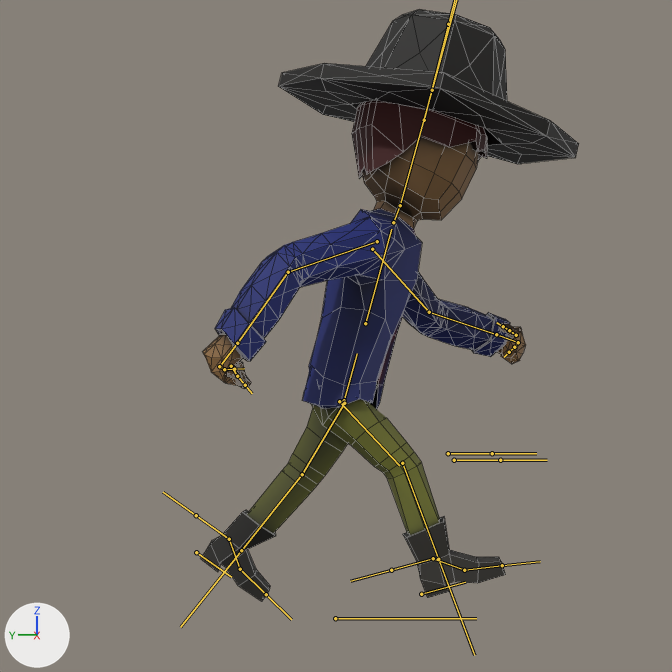
The Blender file art/ray/project.blend: old version first, new version second.
The view is the same before and after, from the file's camera 'Right-Camera'. Arrows for +X, +Y and +Z are at lower left; the lights stay in place. Both versions are drawn at frame 4 of the action 'Run-1'; the numbers are the values there. The bones that bend it are drawn over the model as lines. Mesh edges are drawn as thin lines.

Objects in the first picture: 'Character'.
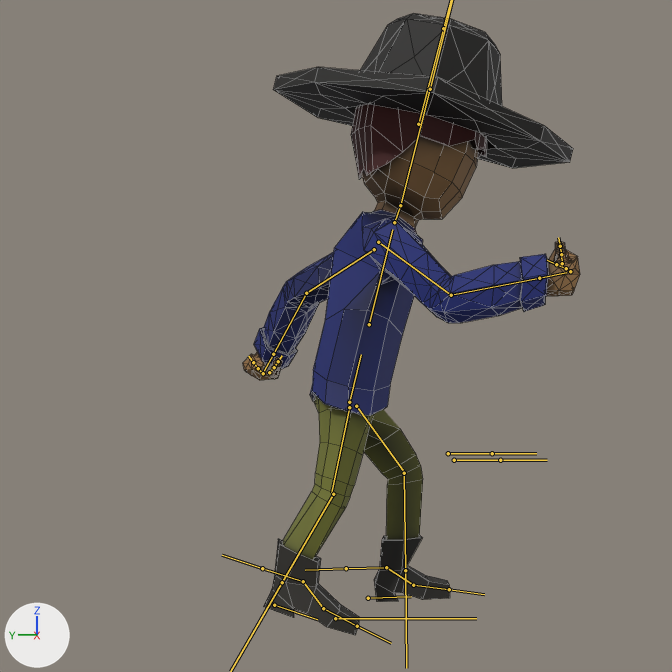
The edits, one by one:
Bone 'Hat' (bone_hat) moves from (-0.08, -0.3, 2.27) to (-0.08, -0.4, 2.13).
Bone 'Torso' (bone_torso) moves from (0.0, -0.06, 0.22) to (0.0, -0.1, 0.35).
Bone 'Torso' (bone_torso) turns from (15, 0, 0) to (14, 0, 0) degrees about its own x, y and z.
Bone 'Upper Arm.L' (bone_upper_arm_l) turns from (-7, -49, 55) to (-5, 8, -36) degrees about its own x, y and z.
Bone 'Upper Arm.R' (bone_upper_arm_r) turns from (-3, -11, 45) to (-18, 40, -61) degrees about its own x, y and z.
Bone 'Lower Arm.R' (bone_lower_arm_r) turns from (10, -10, -20) to (4, 4, -39) degrees about its own x, y and z.
Bone 'Upper Leg.L' (bone_upper_leg_l) moves from (0.0, 0.0, -0.25) to (0.0, 0.01, -0.44).
Bone 'Upper Leg.L' (bone_upper_leg_l) turns from (20, 0, 0) to (-45, 0, 0) degrees about its own x, y and z.
Bone 'Lower Leg.L' (bone_lower_leg_l) moves from (0.0, 0.0, 0.0) to (0.0, -0.01, -0.02).
Bone 'Lower Leg.L' (bone_lower_leg_l) turns from (0, 0, 0) to (-27, 0, 0) degrees about its own x, y and z.
Bone 'Upper Leg.R' (bone_upper_leg_r) moves from (0.0, -0.1, -0.09) to (0.0, -0.01, -0.22).
Bone 'Upper Leg.R' (bone_upper_leg_r) turns from (-54, 0, 0) to (3, 0, 0) degrees about its own x, y and z.
Bone 'Lower Leg.R' (bone_lower_leg_r) moves from (0.0, 0.0, 0.1) to (0.0, 0.0, 0.06).
Bone 'Lower Leg.R' (bone_lower_leg_r) turns from (-15, 0, 0) to (-10, 0, 0) degrees about its own x, y and z.
Bone 'Leg Control.L' (bone_leg_control_l) moves from (0.0, -3.04, -1.55) to (0.0, 1.49, -0.35).
Bone 'Leg Control.L' (bone_leg_control_l) turns from (35, 0, 0) to (-2, 0, 0) degrees about its own x, y and z.
Bone 'Leg Control.R' (bone_leg_control_r) moves from (0.0, 2.78, -0.79) to (0.0, -0.91, -0.51).
Bone 'Leg Control.R' (bone_leg_control_r) turns from (-15, 0, 0) to (18, 0, 0) degrees about its own x, y and z.

Location of each change, [x1, y1, x2, y2] in pixels of the pictures (672 x 672 px):
'Character', posed (11% narrower): before [201, 9, 579, 601]; after [243, 14, 580, 635]
bone 'Hat', root to tip: before (424, 120) to (448, 24); after (418, 124) to (443, 28)
bone 'Torso', root to tip: before (344, 400) to (357, 353); after (349, 402) to (361, 354)
bone 'Upper Arm.L', root to tip: before (372, 249) to (429, 312); after (374, 249) to (306, 293)
bone 'Upper Arm.R', root to tip: before (377, 241) to (288, 272); after (378, 242) to (451, 295)
bone 'Lower Arm.R', root to tip: before (288, 272) to (237, 343); after (451, 295) to (539, 278)
bone 'Upper Leg.L', root to tip: before (344, 403) to (302, 474); after (356, 406) to (405, 473)
bone 'Lower Leg.L', root to tip: before (302, 474) to (241, 550); after (404, 473) to (405, 570)
bone 'Upper Leg.R', root to tip: before (339, 401) to (399, 465); after (349, 407) to (331, 493)
bone 'Lower Leg.R', root to tip: before (402, 463) to (438, 559); after (333, 494) to (282, 582)
bone 'Leg Control.L', root to tip: before (196, 552) to (231, 577); after (368, 598) to (411, 596)
bone 'Leg Control.R', root to tip: before (421, 594) to (465, 582); after (274, 605) to (317, 619)
